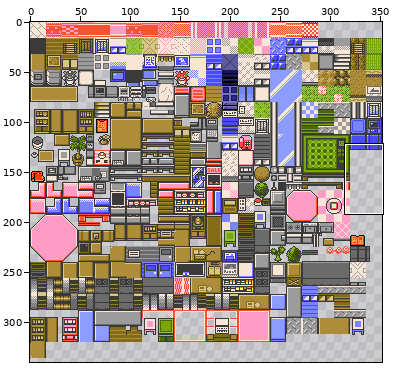
File history of a sprite sheet, Pokemon Brown 3D/Content/Textures/Inside.png. The first picture is a wide view before the edit; the outline marks the close-up.
Close-up. Old version:
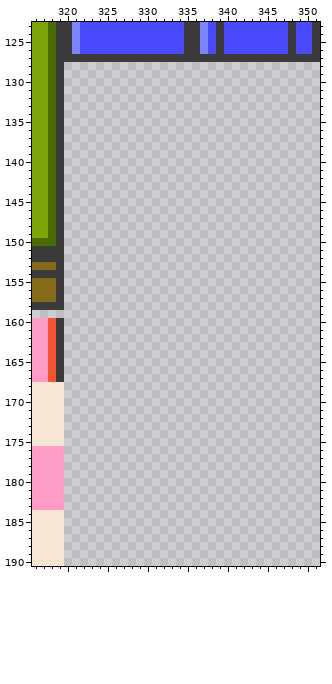
The file is 352x352 pixels. Colours within 5 levels of each other are drawn and written as one. Shown: x 316..351, y 123..190. The wide view leaves out empty margins.
And afterwards:
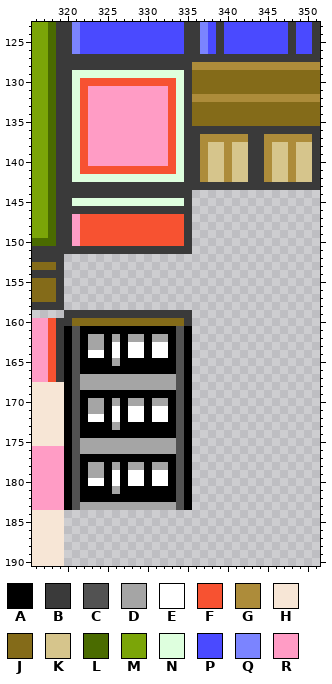
Palette (. is transparent): A #000000  B #3a3a3a  C #525252  D #a5a5a5  E #ffffff  F #f75231  G #ad8c3a  H #f7e6d6  J #846b19  K #d6c58c  L #4a6b00  M #7ba508  N #deffde  P #4a4aff  Q #7b84ff  R #ff9cc5
Diff:
@@ x 316..351 @@
 127 MMLBBBBBBBBBBBBBBBBBBBBBBBBBBBBBBBBB
-128 MMLB................................
-129 MMLB................................
-130 MMLB................................
-131 MMLB................................
-132 MMLB................................
-133 MMLB................................
-134 MMLB................................
-135 MMLB................................
-136 MMLB................................
-137 MMLB................................
-138 MMLB................................
-139 MMLB................................
-140 MMLB................................
-141 MMLB................................
-142 MMLB................................
-143 MMLB................................
-144 MMLB................................
-145 MMLB................................
-146 MMLB................................
-147 MMLB................................
-148 MMLB................................
-149 MMLB................................
-150 LLLB................................
-151 BBBB................................
+128 MMLBBBBBBBBBBBBBBBBBGGGGGGGGGGGGGGGG
+129 MMLBBNNNNNNNNNNNNNNBJJJJJJJJJJJJJJJJ
+130 MMLBBNFFFFFFFFFFFFNBJJJJJJJJJJJJJJJJ
+131 MMLBBNFRRRRRRRRRRFNBJJJJJJJJJJJJJJJJ
+132 MMLBBNFRRRRRRRRRRFNBGGGGGGGGGGGGGGGG
+133 MMLBBNFRRRRRRRRRRFNBJJJJJJJJJJJJJJJJ
+134 MMLBBNFRRRRRRRRRRFNBJJJJJJJJJJJJJJJJ
+135 MMLBBNFRRRRRRRRRRFNBJJJJJJJJJJJJJJJJ
+136 MMLBBNFRRRRRRRRRRFNBBBBBBBBBBBBBBBBB
+137 MMLBBNFRRRRRRRRRRFNBBGGGGGGBBGGGGGGB
+138 MMLBBNFRRRRRRRRRRFNBBGKKGKKBBGKKGKKB
+139 MMLBBNFRRRRRRRRRRFNBBGKKGKKBBGKKGKKB
+140 MMLBBNFRRRRRRRRRRFNBBGKKGKKBBGKKGKKB
+141 MMLBBNFFFFFFFFFFFFNBBGKKGKKBBGKKGKKB
+142 MMLBBNNNNNNNNNNNNNNBBGKKGKKBBGKKGKKB
+143 MMLBBBBBBBBBBBBBBBBBBBBBBBBBBBBBBBBB
+144 MMLBBBBBBBBBBBBBBBBB................
+145 MMLBBNNNNNNNNNNNNNNB................
+146 MMLBBBBBBBBBBBBBBBBB................
+147 MMLBBRFFFFFFFFFFFFFB................
+148 MMLBBRFFFFFFFFFFFFFB................
+149 MMLBBRFFFFFFFFFFFFFB................
+150 LLLBBRFFFFFFFFFFFFFB................
+151 BBBBBBBBBBBBBBBBBBBB................
 152 BBBB................................
@@ x 318..337 @@
 158 BB..................
-159 ....................
-160 FB..................
-161 FB..................
-162 FB..................
-163 FB..................
-164 FB..................
-165 FB..................
-166 FB..................
-167 FB..................
-168 HH..................
-169 HH..................
-170 HH..................
-171 HH..................
-172 HH..................
-173 HH..................
-174 HH..................
-175 HH..................
-176 RR..................
-177 RR..................
-178 RR..................
-179 RR..................
-180 RR..................
-181 RR..................
-182 RR..................
-183 RR..................
+159 ..BBBBBBBBBBBBBBBB..
+160 FBBJJJJJJJJJJJJJJB..
+161 FBACAAAAAAAAAAAACA..
+162 FBACADDADADDADDACA..
+163 FBACADDAEAEEAEEACA..
+164 FBACAEEAEAEEAEEACA..
+165 FBACAAAADAAAAAAACA..
+166 FBACAAAAAAAAAAAACA..
+167 FBACDDDDDDDDDDDDCA..
+168 HHACDDDDDDDDDDDDCA..
+169 HHACAAAAAAAAAAAACA..
+170 HHACADDADADDADDACA..
+171 HHACADDAEAEEAEEACA..
+172 HHACAEEAEAEEAEEACA..
+173 HHACAAAADAAAAAAACA..
+174 HHACAAAAAAAAAAAACA..
+175 HHACDDDDDDDDDDDDCA..
+176 RRACDDDDDDDDDDDDCA..
+177 RRACAAAAAAAAAAAACA..
+178 RRACADDADADDADDACA..
+179 RRACADDAEAEEAEEACA..
+180 RRACAEEAEAEEAEEACA..
+181 RRACAAAADAAAAAAACA..
+182 RRACAAAAAAAAAAAACA..
+183 RRACDDDDDDDDDDDDCA..
 184 HH..................
Boxes around the changes in both close-ups, in picture pixels (x1, y1, x2, y2):
added: (64, 62, 320, 254)
added: (64, 310, 192, 510)
